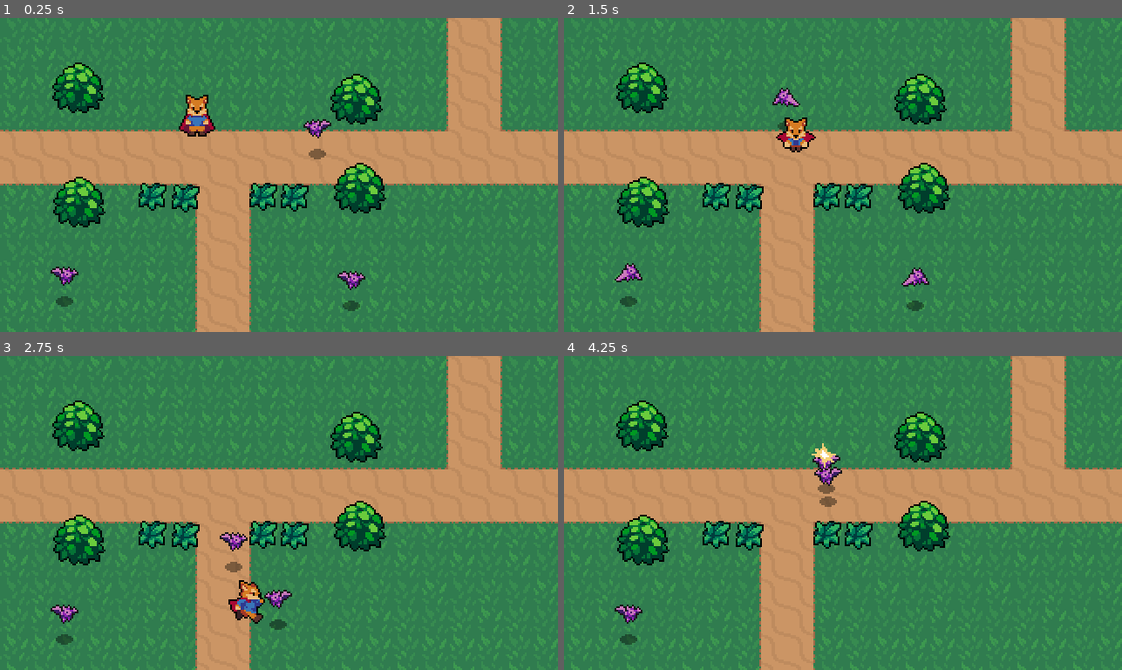
Above: before the commit, frames 1-4 (two rows, left to right).
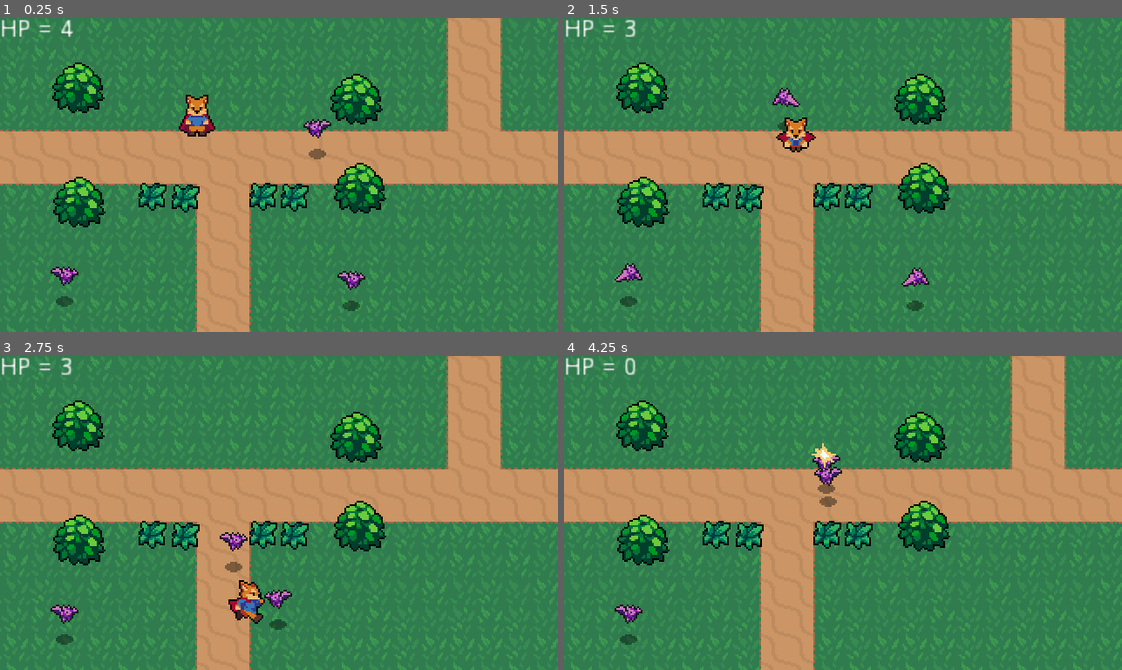
Above: after the commit, the same moments.

Repository: Firet/2d-action-rpg
Game: Godot game, scene res://World.tscn
Same seed, same stepped clock (60 frames per second), same inputs: the game is played once before the commit and once after it.
Inputs:
- Up to frame 1 (0.25 s): no input
- Up to frame 2 (1.5 s): hold Right (ui_right) 0.53-1.28 s; tap J (attack) at 0.6 s; hold Down (ui_down) from 1.28 s (still down); tap X (roll) at 1.35 s
- Up to frame 3 (2.75 s): release Down (ui_down) at 2.03 s; hold Right (ui_right) from 2.03 s (still down); tap J (attack) at 2.1 s
- Up to frame 4 (4.25 s): release Right (ui_right) at 2.78 s; hold Up (ui_up) 2.78-3.53 s; tap X (roll) at 2.85 s; hold Left (ui_left) from 3.53 s (still down); tap J (attack) at 3.6 s

The runs differ from the first frame. In frame 1, 0.2% of the frame differs, in the area x 0-14%, y 0-7%; in frame 2, 0.2%; in frame 3, 0.2%; in frame 4, 0.3%, in the area x 0-13%, y 0-7%.

Commit message:
Add HP indicator in UI

Diff:
--- a/Stats.gd
+++ b/Stats.gd
@@ -12,9 +12,10 @@
 #		emit_signal("no_health")
 
 signal no_health
-
+signal health_changed(value)
 
 func set_health(value):
 	health = value
+	emit_signal("health_changed", health)
 	if health <= 0:
 		emit_signal("no_health")
--- /dev/null
+++ b/UI/HealthUI.gd
@@ -0,0 +1,19 @@
+extends Control
+
+var hearts = 4 setget set_hearts
+var max_hearts = 4 setget set_max_hearts
+
+onready var label = $Label
+
+func set_hearts(value):
+	hearts = clamp(value, 0, max_hearts)
+	if label != null:
+		label.text = "HP = " + str(hearts)
+
+func set_max_hearts(value):
+	max_hearts = max(value, 1)
+
+func _ready():
+	self.max_hearts = PlayerStats.max_health
+	self.hearts = PlayerStats.health
+	PlayerStats.connect("health_changed", self, "set_hearts")
--- /dev/null
+++ b/UI/HealthUI.tscn
@@ -0,0 +1,19 @@
+[gd_scene load_steps=2 format=2]
+
+[ext_resource path="res://UI/HealthUI.gd" type="Script" id=1]
+
+[node name="HealthUI" type="Control"]
+margin_right = 40.0
+margin_bottom = 40.0
+script = ExtResource( 1 )
+__meta__ = {
+"_edit_use_anchors_": false
+}
+
+[node name="Label" type="Label" parent="."]
+margin_right = 80.0
+margin_bottom = 14.0
+text = "HP = 4"
+__meta__ = {
+"_edit_use_anchors_": false
+}
--- a/World.tscn
+++ b/World.tscn
@@ -6,6 +6,7 @@
 [ext_resource path="res://World/DirtTileset.png" type="Texture" id=4]
 [ext_resource path="res://World/Grass.tscn" type="PackedScene" id=5]
 [ext_resource path="res://Enemies/Bat.tscn" type="PackedScene" id=6]
+[ext_resource path="res://UI/HealthUI.tscn" type="PackedScene" id=7]
 
 [sub_resource type="TileSet" id=1]
 0/name = "DirtTileset.png 0"
@@ -87,3 +88,5 @@
 
 [node name="Bat3" parent="YSort" instance=ExtResource( 6 )]
 position = Vector2( 201.639, 165.158 )
+
+[node name="HealthUI" parent="." instance=ExtResource( 7 )]
Not shown: 1 places in World.tscn that only renumber resources
